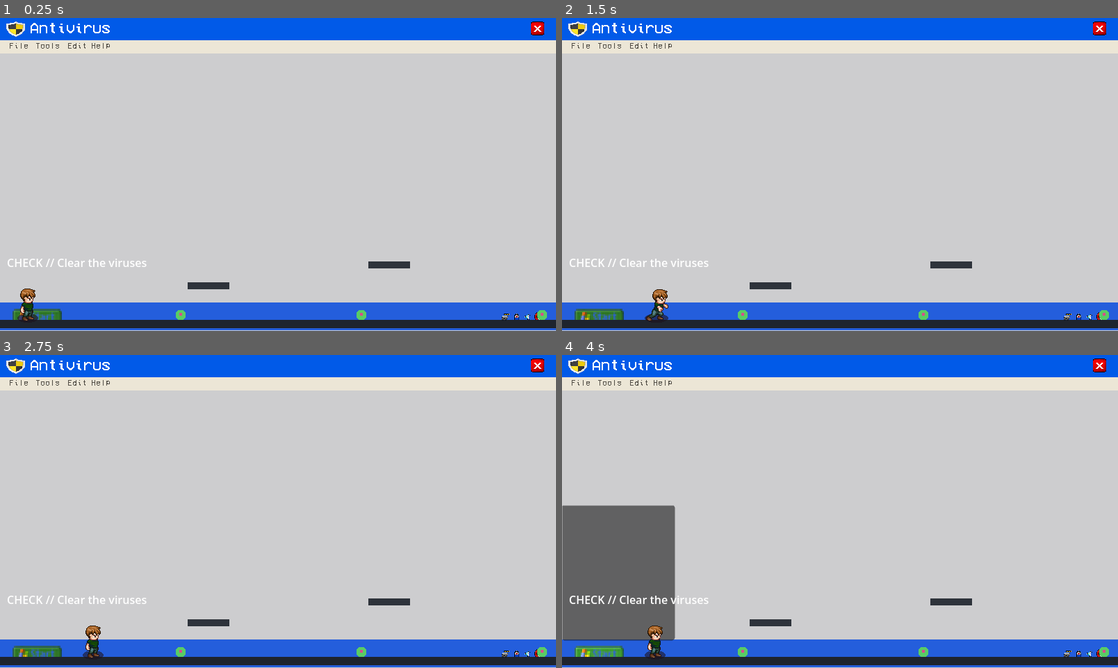
Above: before the commit, frames 1-4 (two rows, left to right).
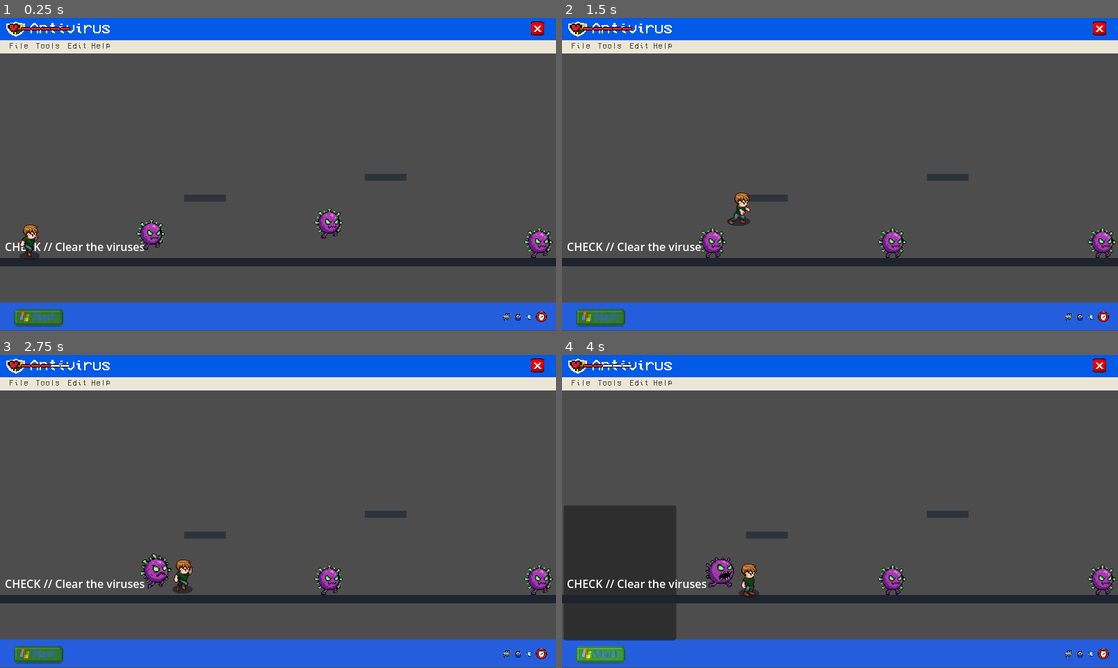
Above: after the commit, the same moments.

Repository: Amrr233/WhileTrue
Game: Godot game, scene res://scenes/levels/antivirus_check.tscn
The game is run twice, just before and just after one commit, with the same random seed, the same clock (stepped at 60 frames per second) and the same inputs. This scene is started directly instead of the project's main scene.
Inputs (mouse positions are in pixels of both pictures, inside the frame that each line leads up to; where the layout moved, square brackets give the same spot in the first picture):
- Up to frame 1 (0.25 s): no input
- Up to frame 2 (1.5 s): tap Enter (ui_accept) at 0.5 s; move the mouse to (962, 158) at 0.52 s; hold D (right) 0.53-1.25 s; hold J (attack) 0.53-1.25 s; click (962, 158) at 0.67 s; tap Space (jump) at 0.77, 1.07 s; tap Shift (dash) at 0.8 s; drag from (728, 190) to (673, 293) at 1.27 s
- Up to frame 3 (2.75 s): click (528, 655) at 2 s
- Up to frame 4 (4 s): click (1106, 655) [1101, 655] at 2.75 s; click (600, 655) at 3.5 s

The runs differ from the first frame. In frame 1, 83% of the frame differs, in the area x 0-100%, y 1-100%; in frame 2, 83%; in frame 3, 83%; in frame 4, 83%.

Commit message:
virus basic

Diff:
--- a/scenes/enemies/virus_basic.tscn
+++ b/scenes/enemies/virus_basic.tscn
@@ -1,22 +1,126 @@
-[gd_scene load_steps=3 format=3]
+[gd_scene format=3 uid="uid://b7lax1cf5cckh"]
 
-[ext_resource type="Script" path="res://scripts/enemies/virus_basic.gd" id="1_basic"]
+[ext_resource type="Script" uid="uid://biuciylrljhs4" path="res://scripts/enemies/virus_basic.gd" id="1_basic"]
+[ext_resource type="Texture2D" uid="uid://cfmedp2t7t5k0" path="res://assets/art/enemies/basic_vrius.png" id="2_so5o7"]
 
-[sub_resource type="CircleShape2D" id="VirusShapeBasic"]
-radius = 7.0
+[sub_resource type="AtlasTexture" id="AtlasTexture_so5o7"]
+atlas = ExtResource("2_so5o7")
+region = Rect2(0, 184, 169, 184)
 
-[node name="VirusBasic" type="CharacterBody2D"]
+[sub_resource type="AtlasTexture" id="AtlasTexture_lvgju"]
+atlas = ExtResource("2_so5o7")
+region = Rect2(169, 184, 169, 184)
+
+[sub_resource type="AtlasTexture" id="AtlasTexture_yeioc"]
+atlas = ExtResource("2_so5o7")
+region = Rect2(338, 184, 169, 184)
+
+[sub_resource type="AtlasTexture" id="AtlasTexture_q5sop"]
+atlas = ExtResource("2_so5o7")
+region = Rect2(507, 184, 169, 184)
+
+[sub_resource type="AtlasTexture" id="AtlasTexture_xdhvq"]
+atlas = ExtResource("2_so5o7")
+region = Rect2(0, 0, 112, 184)
+
+[sub_resource type="AtlasTexture" id="AtlasTexture_xr01f"]
+atlas = ExtResource("2_so5o7")
+region = Rect2(112, 0, 112, 184)
+
+[sub_resource type="AtlasTexture" id="AtlasTexture_rpt0g"]
+atlas = ExtResource("2_so5o7")
+region = Rect2(0, 0, 112, 184)
+
+[sub_resource type="AtlasTexture" id="AtlasTexture_n3olh"]
+atlas = ExtResource("2_so5o7")
+region = Rect2(112, 0, 112, 184)
+
+[sub_resource type="AtlasTexture" id="AtlasTexture_6kf83"]
+atlas = ExtResource("2_so5o7")
+region = Rect2(224, 0, 112, 184)
+
+[sub_resource type="AtlasTexture" id="AtlasTexture_5icik"]
+atlas = ExtResource("2_so5o7")
+region = Rect2(336, 0, 112, 184)
+
+[sub_resource type="AtlasTexture" id="AtlasTexture_dd85j"]
+atlas = ExtResource("2_so5o7")
+region = Rect2(448, 0, 112, 184)
+
+[sub_resource type="AtlasTexture" id="AtlasTexture_c1d4p"]
+atlas = ExtResource("2_so5o7")
+region = Rect2(560, 0, 112, 184)
+
+[sub_resource type="SpriteFrames" id="SpriteFrames_lvgju"]
+animations = [{
+"frames": [{
+"duration": 1.0,
+"texture": SubResource("AtlasTexture_so5o7")
+}, {
+"duration": 1.0,
+"texture": SubResource("AtlasTexture_lvgju")
+}, {
+"duration": 1.0,
+"texture": SubResource("AtlasTexture_yeioc")
+}, {
+"duration": 1.0,
+"texture": SubResource("AtlasTexture_q5sop")
+}],
+"loop": false,
+"name": &"attack",
+"speed": 5.0
+}, {
+"frames": [{
+"duration": 1.0,
+"texture": SubResource("AtlasTexture_xdhvq")
+}, {
+"duration": 1.0,
+"texture": SubResource("AtlasTexture_xr01f")
+}],
+"loop": true,
+"name": &"idle",
+"speed": 1.0
+}, {
+"frames": [{
+"duration": 1.0,
+"texture": SubResource("AtlasTexture_rpt0g")
+}, {
+"duration": 1.0,
+"texture": SubResource("AtlasTexture_n3olh")
+}, {
+"duration": 1.0,
+"texture": SubResource("AtlasTexture_6kf83")
+}, {
+"duration": 1.0,
+"texture": SubResource("AtlasTexture_5icik")
+}, {
+"duration": 1.0,
+"texture": SubResource("AtlasTexture_dd85j")
+}, {
+"duration": 1.0,
+"texture": SubResource("AtlasTexture_c1d4p")
+}],
+"loop": true,
+"name": &"walk",
+"speed": 6.0
+}]
+
+[sub_resource type="RectangleShape2D" id="RectangleShape2D_so5o7"]
+size = Vector2(49, 59)
+
+[node name="VirusBasic" type="CharacterBody2D" unique_id=183869775]
 collision_layer = 4
 collision_mask = 3
 script = ExtResource("1_basic")
+max_health = 6
+chase_range = 120.0
 
-[node name="CollisionShape2D" type="CollisionShape2D" parent="."]
-shape = SubResource("VirusShapeBasic")
+[node name="Visual" type="AnimatedSprite2D" parent="." unique_id=1600130829]
+scale = Vector2(0.5, 0.5)
+sprite_frames = SubResource("SpriteFrames_lvgju")
+animation = &"idle"
+frame_progress = 0.9999427
 
-[node name="Body" type="Polygon2D" parent="."]
-color = Color(0.35, 0.8, 0.4, 1)
-polygon = PackedVector2Array(-7, -3, -4, -7, 4, -7, 7, -3, 7, 4, 3, 7, -3, 7, -7, 4)
-
-[node name="Spot" type="Polygon2D" parent="."]
-color = Color(0.85, 0.3, 0.55, 1)
-polygon = PackedVector2Array(-2, -3, 2, -3, 2, 1, -2, 1)
+[node name="CollisionShape2D" type="CollisionShape2D" parent="." unique_id=648210079]
+position = Vector2(-1.5, 7.5)
+shape = SubResource("RectangleShape2D_so5o7")
--- a/scenes/levels/antivirus_check.tscn
+++ b/scenes/levels/antivirus_check.tscn
@@ -48,7 +48,7 @@
 horizontal_alignment = 1
 
 [node name="Ground" type="StaticBody2D" parent="." unique_id=283363246]
-position = Vector2(480, 420)
+position = Vector2(481, 354)
 collision_layer = 2
 
 [node name="Visual" type="ColorRect" parent="Ground" unique_id=1611130562]
@@ -63,7 +63,7 @@
 shape = SubResource("GroundShapeWide")
 
 [node name="Platform01" type="StaticBody2D" parent="." unique_id=454775591]
-position = Vector2(300, 365)
+position = Vector2(298, 262)
 collision_layer = 2
 
 [node name="Visual" type="ColorRect" parent="Platform01" unique_id=249677189]
@@ -78,7 +78,7 @@
 shape = SubResource("PlatformShapeSmall")
 
 [node name="Platform02" type="StaticBody2D" parent="." unique_id=457317195]
-position = Vector2(560, 335)
+position = Vector2(558, 232)
 collision_layer = 2
 
 [node name="Visual" type="ColorRect" parent="Platform02" unique_id=48092365]
@@ -92,8 +92,23 @@
 [node name="CollisionShape2D" type="CollisionShape2D" parent="Platform02" unique_id=1886473506]
 shape = SubResource("PlatformShapeSmall")
 
+[node name="Platform03" type="StaticBody2D" parent="." unique_id=1951879921]
+position = Vector2(890, 261)
+collision_layer = 2
+
+[node name="Visual" type="ColorRect" parent="Platform03" unique_id=1612672977]
+offset_left = -30.0
+offset_top = -5.0
+offset_right = 30.0
+offset_bottom = 5.0
+mouse_filter = 2
+color = Color(0.18, 0.2, 0.23, 1)
+
+[node name="CollisionShape2D" type="CollisionShape2D" parent="Platform03" unique_id=285774996]
+shape = SubResource("PlatformShapeSmall")
+
 [node name="PlayerSpawn" type="Marker2D" parent="." unique_id=709783733]
-position = Vector2(40, 395)
+position = Vector2(47, 282)
 
 [node name="Instructions" type="Label" parent="." unique_id=423654117]
 offset_left = 10.0
@@ -105,29 +120,30 @@
 [node name="Spawns" type="Node2D" parent="." unique_id=887874578]
 
 [node name="Spawn1" type="Marker2D" parent="Spawns" unique_id=725308070]
-position = Vector2(260, 395)
+position = Vector2(217, 270)
 
 [node name="Spawn2" type="Marker2D" parent="Spawns" unique_id=1095502375]
-position = Vector2(520, 395)
+position = Vector2(473, 254)
 
 [node name="Spawn3" type="Marker2D" parent="Spawns" unique_id=1965097890]
-position = Vector2(780, 395)
+position = Vector2(775, 319)
 
 [node name="Player" parent="." unique_id=1297168465 instance=ExtResource("2_player")]
 texture_filter = 1
 
 [node name="Camera2D" type="Camera2D" parent="Player" unique_id=1698604293]
-position = Vector2(0, -60)
+position = Vector2(101, 101)
 scale = Vector2(2, 2)
-limit_left = 0
-limit_top = -60
-limit_right = 960
-limit_bottom = 430
+limit_left = 3
+limit_top = 1
+limit_right = 951
+limit_bottom = 453
 position_smoothing_enabled = true
 position_smoothing_speed = 8.0
 
 [node name="CanvasLayer" type="CanvasLayer" parent="." unique_id=901749874]
 layer = -2
+visible = false
 
 [node name="background" type="ColorRect" parent="CanvasLayer" unique_id=1186996138]
 offset_left = -73.0
@@ -258,7 +274,6 @@
 texture = ExtResource("5_81xju")
 
 [node name="Taskbar" type="ColorRect" parent="top_bar" unique_id=923478011]
-offset_left = -2.0
 offset_top = 409.0
 offset_right = 804.0
 offset_bottom = 449.0
--- a/scenes/player/player.tscn
+++ b/scenes/player/player.tscn
@@ -377,7 +377,6 @@
 [node name="HUD" type="CanvasLayer" parent="." unique_id=1173342034]
 
 [node name="HealthBar" type="Control" parent="HUD" unique_id=790390521]
-visible = false
 layout_mode = 3
 anchors_preset = 0
 offset_left = 6.0
--- a/scripts/enemies/virus_basic.gd
+++ b/scripts/enemies/virus_basic.gd
@@ -7,7 +7,7 @@
 @export var max_health: int = 2
 @export var speed: float = 24.0
 @export var chase_range: float = 90.0
-@export var attack_range: float = 20.0
+@export var attack_range: float = 45.0 # <-- تم تكبير المسافة هنا (وتأكد من تعديلها في الـ Inspector)
 @export var contact_damage: int = 1
 @export var attack_cooldown: float = 1.0
 @export var knockback_resistance: float = 0.4
@@ -18,20 +18,21 @@
 var _spawn_y := 0.0
 var _spawn_y_set := false
 
+@onready var visual: AnimatedSprite2D = $Visual
+
 func _ready() -> void:
 	add_to_group("enemies")
 	health = max_health
 	_target = get_tree().get_first_node_in_group("player") as Player
 
+	if visual:
+		visual.play("idle")
+
 func _physics_process(delta: float) -> void:
-	# نسجل نقطة الظهور الحقيقية أول فريم فيزيائي بس (بعد ما الأرينا تكون
-	# حركته لمكانه الصح - وقت _ready() لسه بيكون في نقطة (0,0) الافتراضية).
 	if not _spawn_y_set:
 		_spawn_y = global_position.y
 		_spawn_y_set = true
 
-	# لو وقع في فجوة/حفرة تحت نقطة ظهوره بمسافة كبيرة، يتحسب خسران
-	# ويموت تلقائيًا - عشان اللاعب متتحبسش في الليفل لو فيروس عالق.
 	if global_position.y > _spawn_y + 300.0:
 		died.emit()
 		queue_free()
@@ -42,28 +43,68 @@
 
 	if not is_instance_valid(_target):
 		_target = get_tree().get_first_node_in_group("player") as Player
+		_update_visuals()
+		move_and_slide()
 		return
 
 	var distance := global_position.distance_to(_target.global_position)
-	if distance <= chase_range:
+
+	# --- التعديل هنا: تنظيم أولوية الحركة والهجوم ---
+	if distance <= attack_range:
+		# لو في نطاق الهجوم: يتوقف عن المشي ويضرب
+		velocity.x = move_toward(velocity.x, 0.0, 160.0 * delta)
+
+		if _attack_timer <= 0.0:
+			_attack_timer = attack_cooldown
+			_target.take_damage(contact_damage, signf(_target.global_position.x - global_position.x) * 90.0, -80.0)
+			if visual:
+				visual.play("attack")
+
+	elif distance <= chase_range:
+		# لو في نطاق المطاردة: يجري وراك
 		var direction := signf(_target.global_position.x - global_position.x)
 		velocity.x = move_toward(velocity.x, direction * speed, 140.0 * delta)
 	else:
+		# لو بعيد: يقف مكانه
 		velocity.x = move_toward(velocity.x, 0.0, 160.0 * delta)
+	# -----------------------------------------------
 
 	if not is_on_floor():
 		velocity += get_gravity() * delta
 
+	_update_visuals()
 	move_and_slide()
-
-	if distance <= attack_range and _attack_timer <= 0.0:
-		_attack_timer = attack_cooldown
-		_target.take_damage(contact_damage, signf(_target.global_position.x - global_position.x) * 90.0, -80.0)
 
 func take_damage(amount: int, knockback_x: float = 0.0) -> void:
 	health -= amount
 	velocity.x += knockback_x * knockback_resistance
 
+	if visual:
+		visual.modulate = Color(1.0, 0.2, 0.2, 0.8)
+		var tween = create_tween()
+		tween.tween_property(visual, "modulate", Color.WHITE, 0.2)
+
 	if health <= 0:
 		died.emit()
 		queue_free()
+
+func _update_visuals() -> void:
+	if not visual:
+		return
+
+	# --- التعديل هنا: التأكد انه بيبص للاعب وقت الضرب ---
+	if visual.animation == "attack" and visual.is_playing():
+		if is_instance_valid(_target):
+			visual.flip_h = (_target.global_position.x < global_position.x)
+		return
+	# --------------------------------------------------
+
+	if velocity.x != 0.0:
+		visual.flip_h = (velocity.x < 0.0)
+
+	if abs(velocity.x) > 1.0:
+		if visual.animation != "walk":
+			visual.play("walk")
+	else:
+		if visual.animation != "idle":
+			visual.play("idle")
--- a/scripts/player/player.gd
+++ b/scripts/player/player.gd
@@ -7,8 +7,8 @@
 signal double_jump_state_changed(has_double_jump: bool)
 
 @export_category("Movement")
-@export var speed: float = 90.0
-@export var jump_velocity: float = -300.0
+@export var speed: float = 180.0
+@export var jump_velocity: float = -500.0
 @export var acceleration: float = 900.0
 @export var air_control: float = 0.8
 @export var coyote_time: float = 0.10
@@ -33,7 +33,7 @@
 @export var contact_invulnerability: float = 0.55
 
 @export_category("Dash")
-@export var dash_speed: float = 200.0
+@export var dash_speed: float = 400.0
 @export var dash_duration: float = 0.2
 @export var dash_cooldown: float = 0.45
 
Binary file added: assets/art/enemies/basic_vrius.png
Not shown, added: assets/art/enemies/basic_vrius.png.import
Binary file added: assets/art/enemies/basicvirus2.png
Not shown, added: assets/art/enemies/basicvirus2.png.import
Not shown: 1 places in scenes/levels/antivirus_check.tscn that only renumber resources
Not shown, added: assets/art/enemies/Gemini_Generated_Image_t97j4nt97j4nt97j.jfif
